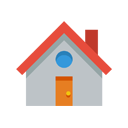
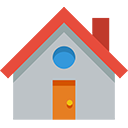
Before/after of a w=128, h=128 layered artwork. What changed in the layer stack:
removed layer "Calque 2" from group "Plan de travail 1" over (x1=16, y1=21, x2=112, y2=106)
added layer "house-icon" in group "Plan de travail 1" over (x1=0, y1=7, x2=128, y2=120)
